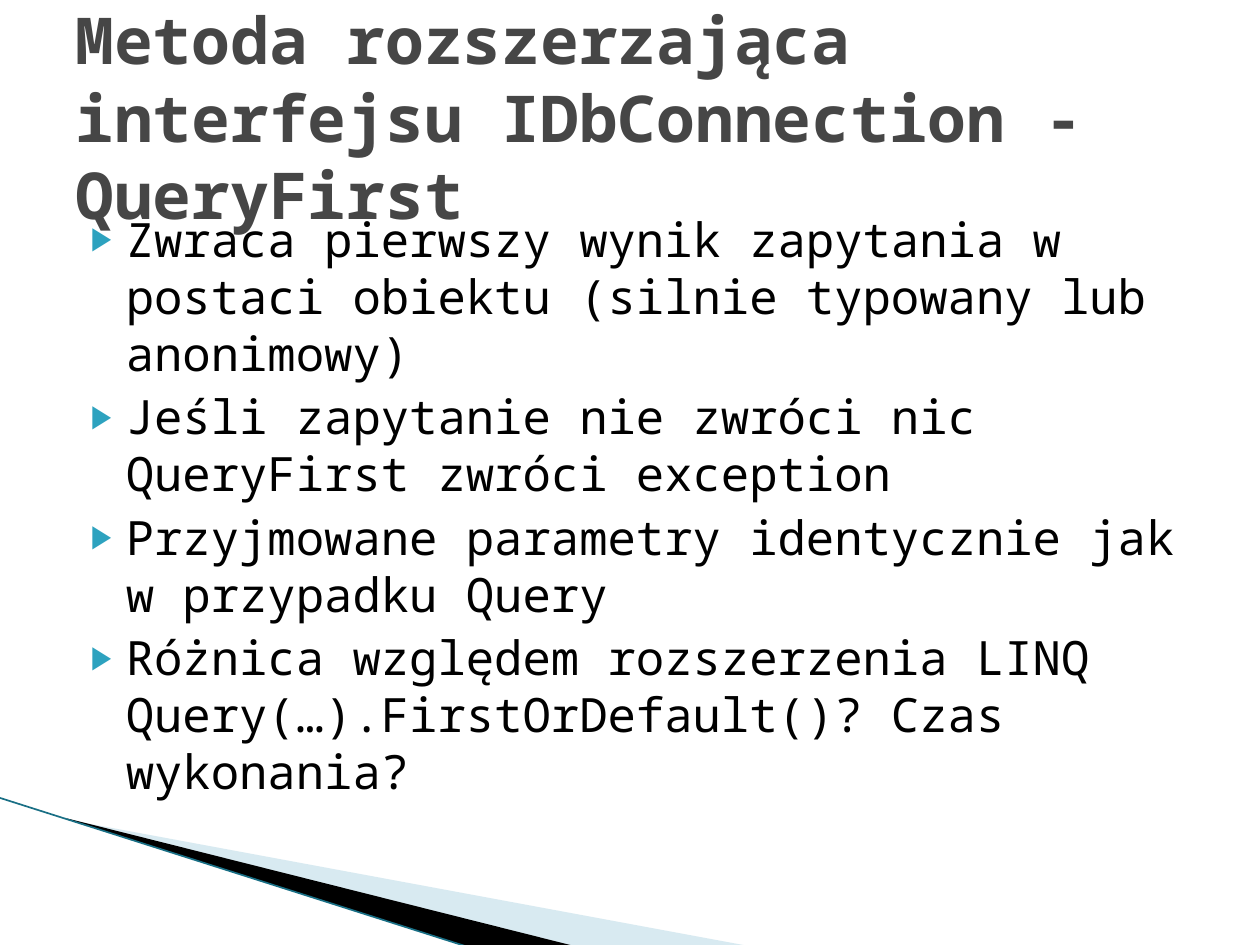
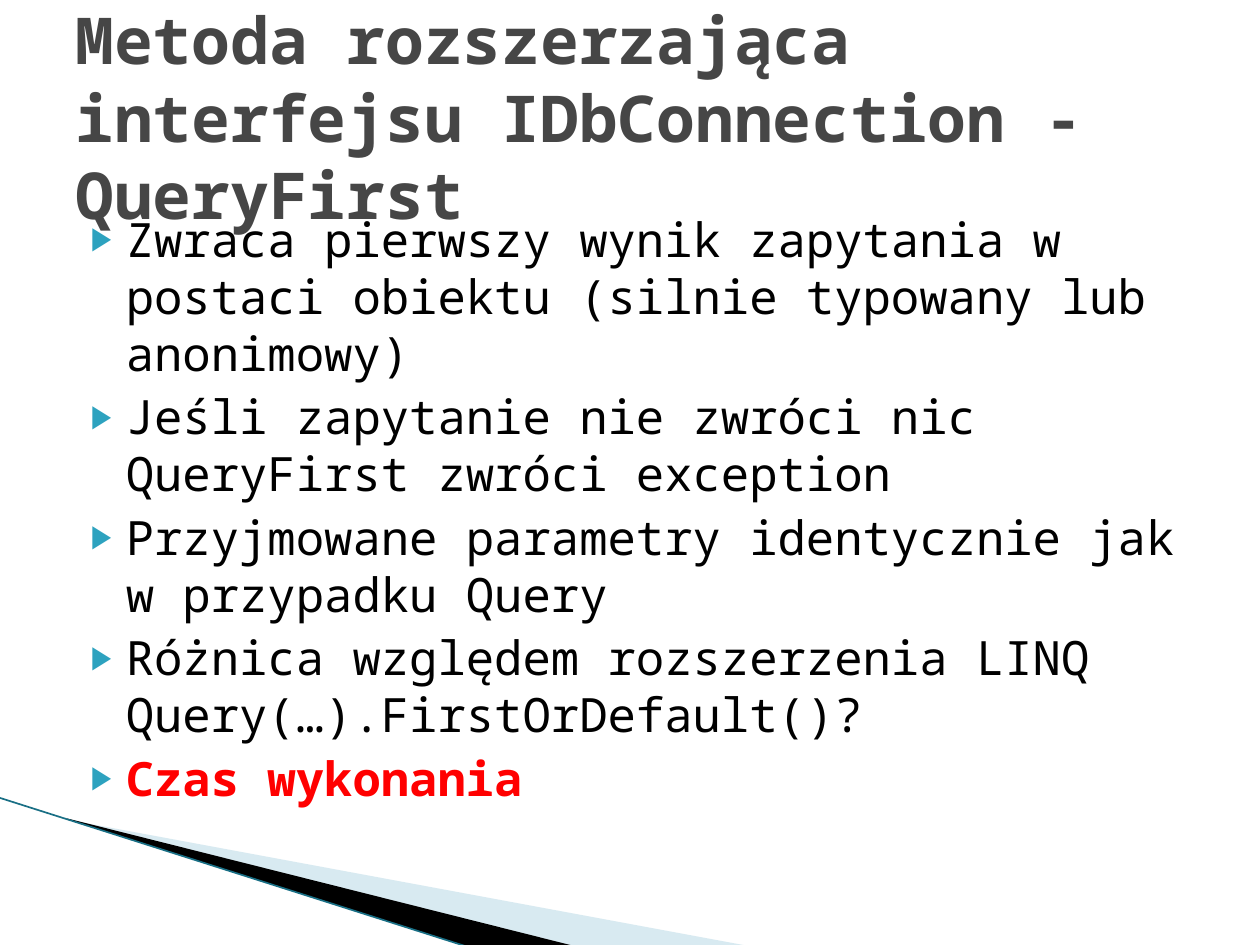
Before and after one commit to mietghar/Dapper_Workshop, a slide deck: slide 17 of Files/Szkolenie warsztatowe Dapper.pptx. Drawn at 1260x945 pixels with LibreOffice and Linux fonts; fonts in the diff are those of the drawing; background and template pictures are left out. Boxes give left, top, right and bottom in pixels: in the first picture for what was removed or moved away, otherwise in the second. Text is boxed around its words. In the diff, an @@ line names an element or a change of style, - is before the commit and + after.

```diff
--- a/Files/Szkolenie warsztatowe Dapper.pptx
+++ b/Files/Szkolenie warsztatowe Dapper.pptx
@@ text at <box>126,638,1089,808</box>: text changed @@
-▶ Różnica względem rozszerzenia LINQ Query(…).FirstOrDefault()? Czas wykonania?
+▶ Różnica względem rozszerzenia LINQ Query(…).FirstOrDefault()?
+▶ Czas wykonania
```
Also in this commit, not shown: 9 other files.
